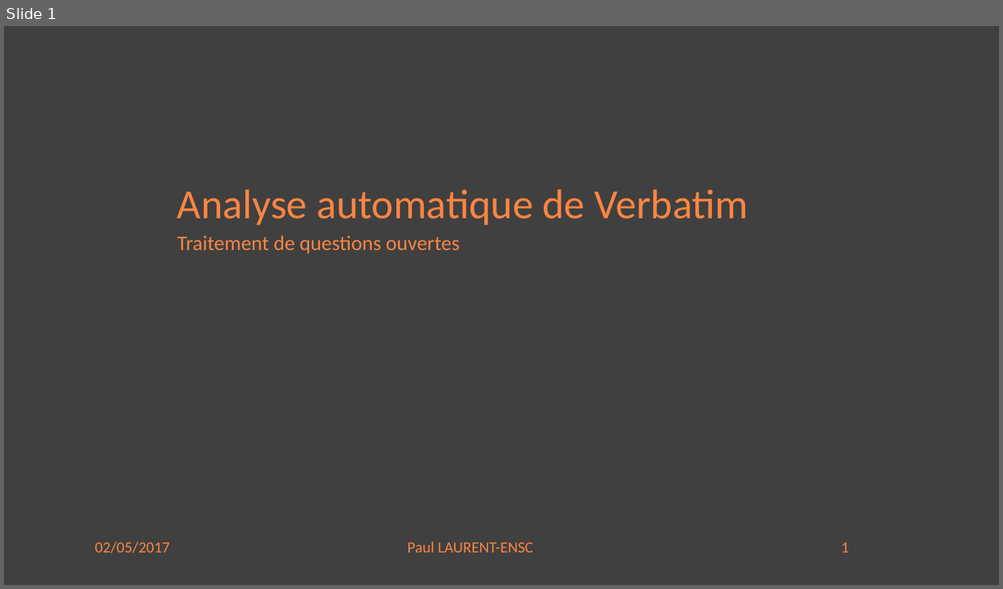
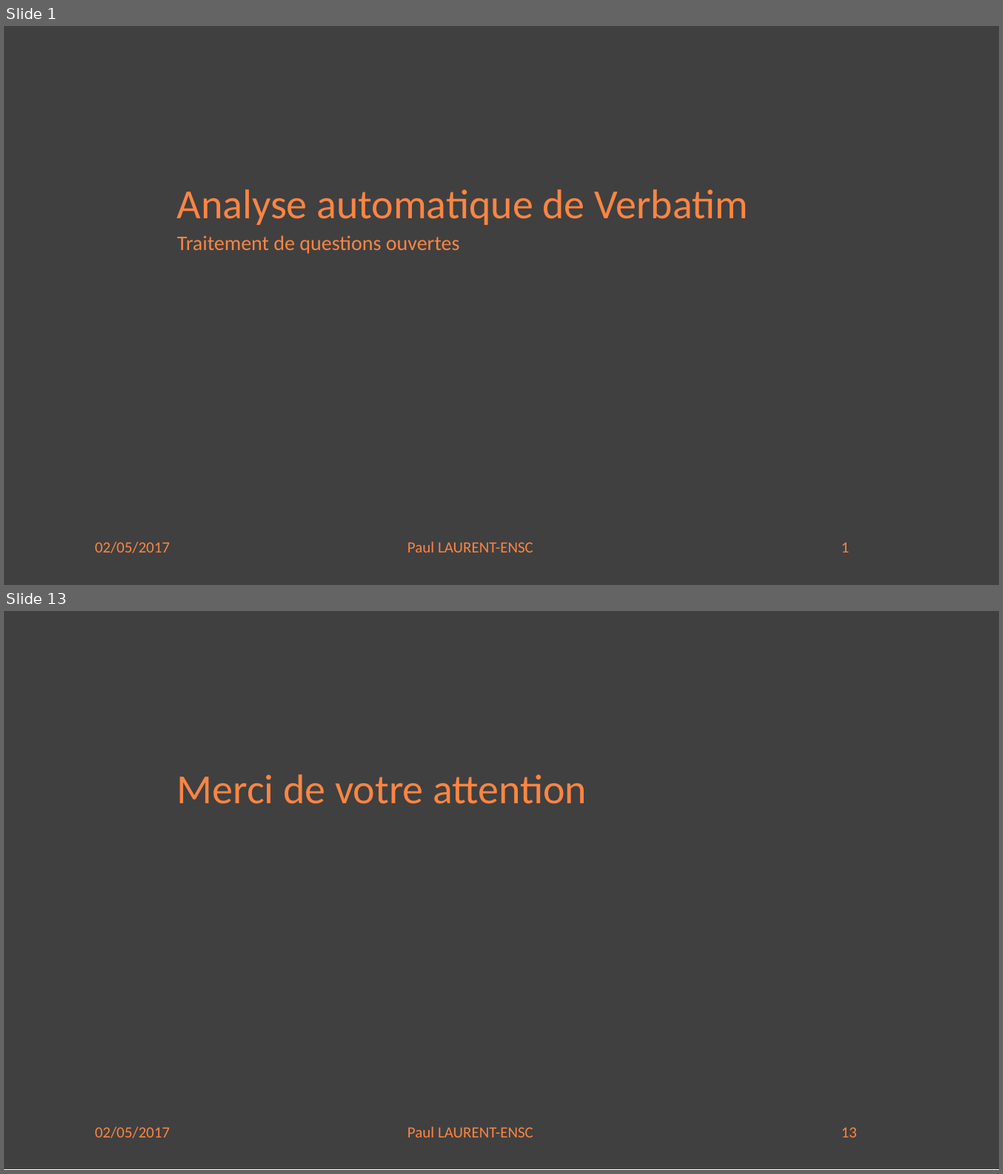
Before and after one commit to paullaurent/verbatim, a slide deck: Présentation2.pptx. Shown one above the other, each under a label of ours: slide 1 before the commit, slides 1 and 13 after it; the slides between them are not shown. The pictures are 1003x589 and 1003x1174 pixels, drawn with LibreOffice and Linux fonts; fonts in the diff are those of the drawing. Boxes give left, top, right and bottom in pixels: in the first picture for what was removed or moved away, otherwise in the second. Text is boxed around its words. In the diff, an @@ line names an element or a change of style, - is before the commit and + after.

```diff
--- a/Présentation2.pptx
+++ b/Présentation2.pptx
@@ slide 13 added at (x1=4, y1=611, x2=999, y2=1170), background #FFFFFF @@
@@ rectangle added at (x1=4, y1=611, x2=999, y2=1170), fill #404040 @@
@@ text added at (x1=177, y1=775, x2=586, y2=804), 40 pt, text #FB8543 @@
+Merci de votre attention
@@ text added at (x1=95, y1=1127, x2=856, y2=1139), 15 pt, text #FB8543 @@
+02/05/2017 Paul LAURENT-ENSC 13
```
Also in this commit, not shown: 8 slides changed, 3 other slides added.
